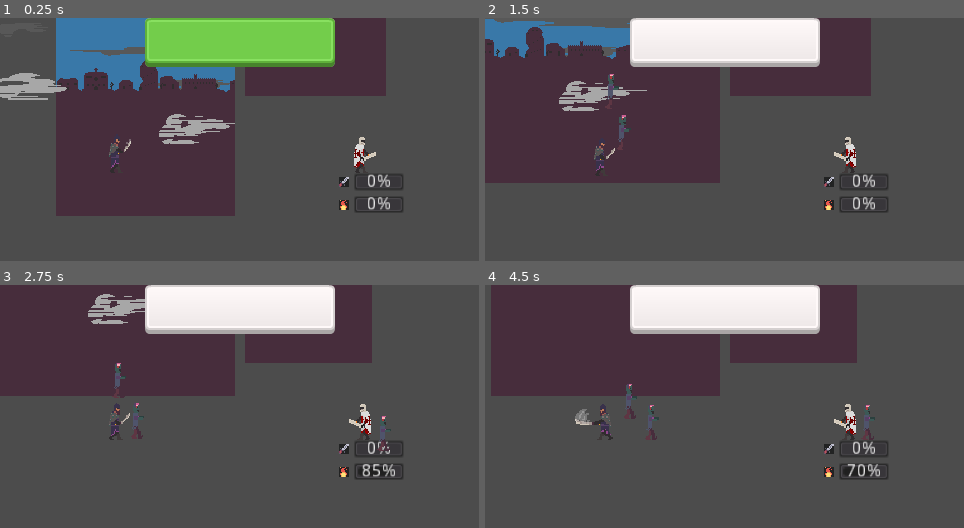
Above: before the commit, frames 1-4 (two rows, left to right).
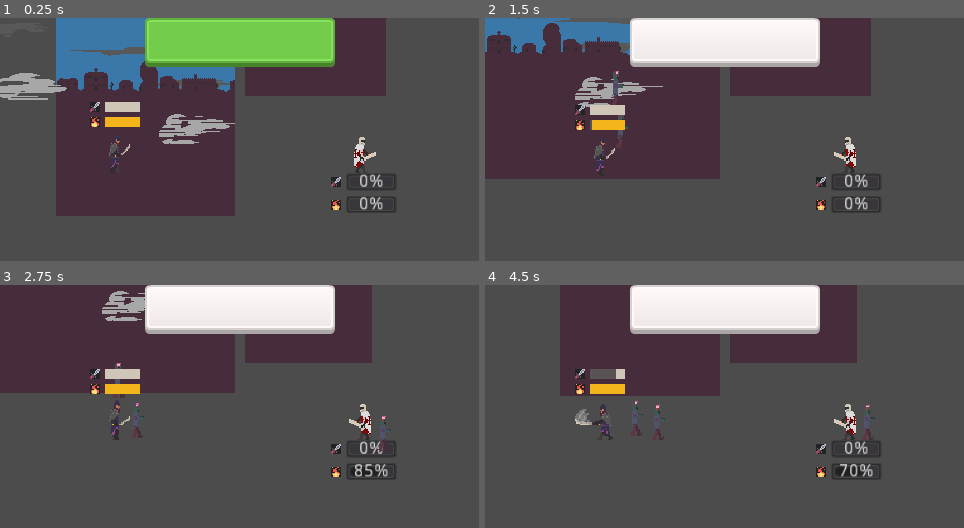
Above: after the commit, the same moments.

Repository: imav97/GMTK2021
Game: Godot game, scene res://Maps/Main0.tscn
Two runs of this game, one before a commit and one after it. Both use one fixed random seed, a clock stepped at 60 frames per second and the inputs below. This scene is started directly instead of the project's main scene.
Inputs (mouse positions are in pixels of both pictures, inside the frame that each line leads up to):
- Up to frame 1 (0.25 s): no input
- Up to frame 2 (1.5 s): move the mouse to (829, 139) at 0.52 s; press the mouse at (829, 139) at 0.53 s; hold D (right) 0.53-1.28 s; tap Shift (mana_attack) at 0.8, 1.35 s; move the mouse to (628, 166) at 1.27 s; release the mouse at (628, 166) at 1.28 s; hold S (down) from 1.28 s (still down)
- Up to frame 3 (2.75 s): tap Space (simple_attack) at 1.55 s; move the mouse to (287, 360) at 2.02 s; release S (down) at 2.03 s; hold D (right) from 2.03 s (still down); hold Space (simple_attack) from 2.03 s (still down); click (287, 360) at 2.3 s
- Up to frame 4 (4.5 s): move the mouse to (700, 474) at 2.77 s; release D (right) at 2.78 s; release Space (simple_attack) at 2.78 s; hold W (up) 2.78-3.53 s; click (700, 474) at 2.85 s; tap Shift (mana_attack) at 3.05 s; move the mouse to (868, 459) at 3.52 s; hold Shift (mana_attack) 3.53-4.28 s; hold A (left) from 3.53 s (still down); tap Space (simple_attack) at 3.8, 4.35 s; move the mouse to (580, 379) at 4.27 s

The runs differ from the first frame. In frame 1, 1.6% of the frame differs, in the area x 18-85%, y 34-80%; in frame 2, 5.5%; in frame 3, 3.1%; in frame 4, 8.6%, in the area x 1-85%, y 0-80%.

Commit message:
ADDed timer for mana and melee attacks to saladin

Diff:
--- a/gmtk2021/KeyboardCharacter.gd
+++ b/gmtk2021/KeyboardCharacter.gd
@@ -2,19 +2,44 @@
 signal took_damage(damage)
 
 const PROJECTILE: PackedScene = preload("res://Projectile.tscn")
+
+onready var melee_progress := $Control/VBoxContainer/VBoxContainer/HBoxContainer/MeleeProgress
+onready var mana_progress := $Control/VBoxContainer/VBoxContainer/HBoxContainer2/ManaProgress
 
 #movement variables
 export var speed := 350
 var velocity := Vector2.ZERO
 
 # Attack variables
-export var attack_cooldown_time := 400
+export var attack_cooldown_time := 500
 export var attack_damage := 30
 var next_attack_time := 0
 
 #animation variables
 onready var ani_player := $AnimationPlayer
 var ani_playing := false
+
+var melee_timer : Timer
+var mana_timer : Timer
+
+var melee_ready:=true
+var mana_ready:=true
+
+
+func _ready():
+	melee_timer = Timer.new()
+	melee_timer.set_wait_time(0.5)
+	melee_timer.set_one_shot(true)
+	melee_timer.set_autostart(false)
+#	melee_timer.connect("timeout", self, "_on_melee_timeout")
+	add_child(melee_timer)
+
+	mana_timer = Timer.new()
+	mana_timer.set_wait_time(0.75)
+	mana_timer.set_one_shot(true)
+	mana_timer.set_autostart(false)
+#	mana_timer.connect("timeout", self, "_on_mana_timeout")
+	add_child(mana_timer)
 
 
 
@@ -31,12 +56,15 @@
 	if Input.is_action_pressed('up')and !ani_playing:
 		velocity.y -= 1
 
-	if Input.is_action_just_released("down") or Input.is_action_just_released("up") or Input.is_action_just_released("right") or Input.is_action_just_released("left"):
+	if !Input.is_action_pressed("down") and !Input.is_action_pressed("up") and !Input.is_action_pressed("right") and !Input.is_action_pressed("left") and !ani_playing:
 		play_idle()
 
 	velocity = velocity.normalized() * speed
 
+
 func _physics_process(delta):
+	melee_progress.value = melee_timer.time_left
+	mana_progress.value = mana_timer.time_left
 	get_input()
 	velocity = move_and_slide(velocity)
 	if velocity != Vector2.ZERO:
@@ -45,21 +73,21 @@
 
 
 func _input(event):
-	if event.is_action_pressed("simple_attack"):
+	if event.is_action_pressed("simple_attack") and melee_timer.is_stopped():
+		melee_timer.start()
 		ani_player.play("attack")
 		ani_playing = true
-		# Check if player can attack
-		var now = OS.get_ticks_msec()
-		if now >= next_attack_time:
-			# Add cooldown time to current time
-			next_attack_time = now + attack_cooldown_time
-			$Sword.play()
-			var enemy = $RayCast2D.get_collider()
-			if enemy != null:
-				if enemy.has_method("take_damage"):
-					enemy.take_damage(attack_damage)
+		melee_ready = false
+		$Sword.play()
+		var enemy = $RayCast2D.get_collider()
+		if enemy != null:
+			if enemy.has_method("take_damage"):
+				enemy.take_damage(attack_damage)
 
-	if event.is_action_pressed("mana_attack"):
+	if event.is_action_pressed("mana_attack") and mana_timer.is_stopped():
+		mana_timer.start()
+		ani_playing = true
+		ani_player.play("cast")
 		var projectile: KinematicBody2D = PROJECTILE.instance()
 		var direction = $RayCast2D.cast_to.normalized()
 		projectile.init(direction, self.position, attack_damage)
@@ -69,6 +97,7 @@
 
 func play_idle():
 	ani_player.play("idle")
+
 
 func _take_damage(damage: int) -> void:
 	$Hurt.play()
@@ -85,3 +114,9 @@
 
 func _on_AnimationPlayer_animation_finished(anim_name):
 	ani_playing = false
+
+
+#func _on_melee_timeout():
+#	print("timer timedout")
+#	melee_ready = true
+#
--- a/gmtk2021/KeyboardCharacter.tscn
+++ b/gmtk2021/KeyboardCharacter.tscn
@@ -1,10 +1,15 @@
-[gd_scene load_steps=11 format=2]
+[gd_scene load_steps=20 format=2]
 
 [ext_resource path="res://KeyboardCharacter.gd" type="Script" id=1]
 [ext_resource path="res://Resources/saladin.png" type="Texture" id=2]
 [ext_resource path="res://sfx/52458__audione__sword-01.wav" type="AudioStream" id=3]
 [ext_resource path="res://sfx/105016__julien-matthey__jm-fx-fireball-01.wav" type="AudioStream" id=4]
 [ext_resource path="res://sfx/257709__vmgraw__grunt-2.wav" type="AudioStream" id=5]
+[ext_resource path="res://Resources/progress_mana.png" type="Texture" id=6]
+[ext_resource path="res://Resources/tile_0062.png" type="Texture" id=7]
+[ext_resource path="res://Resources/tile_0120.png" type="Texture" id=8]
+[ext_resource path="res://Resources/progress_bg.png" type="Texture" id=9]
+[ext_resource path="res://Resources/progress_melee.png" type="Texture" id=10]
 
 [sub_resource type="Animation" id=1]
 resource_name = "attack"
@@ -52,7 +57,7 @@
 
 [sub_resource type="Animation" id=2]
 resource_name = "cast"
-length = 0.24
+length = 0.36
 step = 0.12
 tracks/0/type = "value"
 tracks/0/path = NodePath("Sprite:frame")
@@ -65,6 +70,20 @@
 "transitions": PoolRealArray( 1, 1 ),
 "update": 1,
 "values": [ 9, 10 ]
+}
+tracks/1/type = "method"
+tracks/1/path = NodePath(".")
+tracks/1/interp = 1
+tracks/1/loop_wrap = true
+tracks/1/imported = false
+tracks/1/enabled = true
+tracks/1/keys = {
+"times": PoolRealArray( 0.24 ),
+"transitions": PoolRealArray( 1 ),
+"values": [ {
+"args": [  ],
+"method": "finished_animation"
+} ]
 }
 
 [sub_resource type="Animation" id=3]
@@ -102,6 +121,22 @@
 
 [sub_resource type="RectangleShape2D" id=5]
 extents = Vector2( 7.37524, 15.1455 )
+
+[sub_resource type="StyleBoxTexture" id=6]
+texture = ExtResource( 9 )
+region_rect = Rect2( 0, 0, 16, 4 )
+
+[sub_resource type="StyleBoxTexture" id=7]
+texture = ExtResource( 10 )
+region_rect = Rect2( 0, 0, 16, 4 )
+
+[sub_resource type="StyleBoxTexture" id=8]
+texture = ExtResource( 9 )
+region_rect = Rect2( 0, 0, 16, 4 )
+
+[sub_resource type="StyleBoxTexture" id=9]
+texture = ExtResource( 6 )
+region_rect = Rect2( 0, 0, 16, 4 )
 
 [node name="KeyboardMovement" type="KinematicBody2D"]
 scale = Vector2( 1.25514, 1.24594 )
@@ -122,7 +157,7 @@
 [node name="Sprite" type="Sprite" parent="."]
 texture = ExtResource( 2 )
 hframes = 11
-frame = 4
+frame = 9
 
 [node name="CollisionShape2D" type="CollisionShape2D" parent="."]
 shape = SubResource( 5 )
@@ -140,4 +175,72 @@
 [node name="Hurt" type="AudioStreamPlayer2D" parent="."]
 stream = ExtResource( 5 )
 
+[node name="Control" type="Control" parent="."]
+margin_left = -22.0
+margin_top = -51.3668
+margin_right = 18.0
+margin_bottom = -38.3668
+__meta__ = {
+"_edit_use_anchors_": false
+}
+
+[node name="VBoxContainer" type="VBoxContainer" parent="Control"]
+margin_right = 40.0
+margin_bottom = 40.0
+alignment = 1
+__meta__ = {
+"_edit_use_anchors_": false
+}
+
+[node name="VBoxContainer" type="VBoxContainer" parent="Control/VBoxContainer"]
+margin_right = 40.0
+margin_bottom = 40.0
+size_flags_horizontal = 3
+size_flags_vertical = 3
+alignment = 1
+
+[node name="HBoxContainer" type="HBoxContainer" parent="Control/VBoxContainer/VBoxContainer"]
+margin_top = 10.0
+margin_right = 40.0
+margin_bottom = 18.0
+size_flags_vertical = 13
+alignment = 1
+
+[node name="TextureRect" type="TextureRect" parent="Control/VBoxContainer/VBoxContainer/HBoxContainer"]
+margin_right = 8.0
+margin_bottom = 8.0
+texture = ExtResource( 7 )
+
+[node name="MeleeProgress" type="ProgressBar" parent="Control/VBoxContainer/VBoxContainer/HBoxContainer"]
+margin_left = 12.0
+margin_right = 40.0
+margin_bottom = 8.0
+size_flags_horizontal = 3
+size_flags_vertical = 3
+custom_styles/fg = SubResource( 6 )
+custom_styles/bg = SubResource( 7 )
+max_value = 0.5
+percent_visible = false
+
+[node name="HBoxContainer2" type="HBoxContainer" parent="Control/VBoxContainer/VBoxContainer"]
+margin_top = 22.0
+margin_right = 40.0
+margin_bottom = 30.0
+
+[node name="TextureRect" type="TextureRect" parent="Control/VBoxContainer/VBoxContainer/HBoxContainer2"]
+margin_right = 8.0
+margin_bottom = 8.0
+texture = ExtResource( 8 )
+
+[node name="ManaProgress" type="ProgressBar" parent="Control/VBoxContainer/VBoxContainer/HBoxContainer2"]
+margin_left = 12.0
+margin_right = 40.0
+margin_bottom = 8.0
+size_flags_horizontal = 3
+size_flags_vertical = 3
+custom_styles/fg = SubResource( 8 )
+custom_styles/bg = SubResource( 9 )
+max_value = 0.75
+percent_visible = false
+
 [connection signal="animation_finished" from="AnimationPlayer" to="." method="_on_AnimationPlayer_animation_finished"]
--- a/gmtk2021/MouseCharacter.gd
+++ b/gmtk2021/MouseCharacter.gd
@@ -1,5 +1,7 @@
 extends KinematicBody2D
 signal took_damage(damage)
+
+onready var ani_player := $AnimationPlayer
 
 const PROJECTILE: PackedScene = preload("res://Projectile.tscn")
 const ACCELERATION: int = 200
@@ -37,6 +39,7 @@
 
 		if abs(delta_x) < 5 and abs(delta_y) < 5:
 			_fire_projectile(self.position.direction_to(final_mouse_position))
+			ani_player.play("cast")
 			return
 
 		#choosing whether swipe was a horizontal or a vertical swipe
--- a/gmtk2021/MouseCharacter.tscn
+++ b/gmtk2021/MouseCharacter.tscn
@@ -122,7 +122,9 @@
 [node name="VBoxContainer" type="VBoxContainer" parent="Control"]
 anchor_right = 1.0
 anchor_bottom = 1.0
-margin_bottom = -13.0
+margin_left = -6.35939
+margin_right = -6.35939
+margin_bottom = 1.0
 __meta__ = {
 "_edit_use_anchors_": false
 }
--- a/gmtk2021/Root.gd
+++ b/gmtk2021/Root.gd
@@ -1,11 +1,9 @@
 extends Control
-
 
 
 
 func _on_Start_pressed():
 	get_tree().change_scene("")#sorry m8 no se cual es el main
-	pass # Replace with function body.
 
 
 func _on_Credits_pressed():
Binary file added: gmtk2021/Resources/progress_bg.png
Not shown, added: gmtk2021/Resources/progress_bg.png.import
Binary file added: gmtk2021/Resources/progress_mana.png
Not shown, added: gmtk2021/Resources/progress_mana.png.import
Binary file added: gmtk2021/Resources/progress_melee.png
Not shown, added: gmtk2021/Resources/progress_melee.png.import
